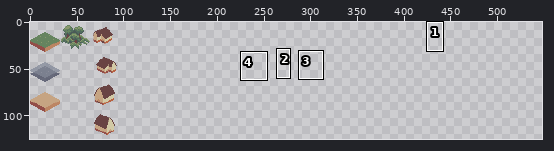
Two versions of one pixel-art file, tuskclimb/Graphics/tiles.aseprite. Above, an overview of the earlier version with the close-up marked.
Close-up. First the earlier version:
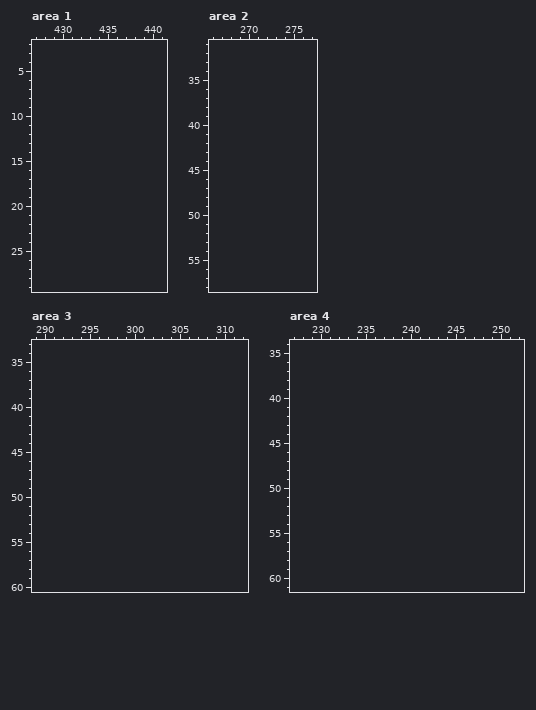
128x128 pixels, 1 frame. Shown: area 1: x 427..441, y 2..29; area 2: x 266..277, y 31..58; area 3: x 289..312, y 33..60; area 4: x 227..252, y 34..61. The old version is drawn lined up with the new one, on the new canvas. The wide view leaves out empty margins. The commit also changed other parts of the picture, which this record leaves out.
Visible layers, top first: "Layer 2", "Layer 3" opacity 75%, "Layer 4" opacity 75%, "Layer 1".
Palette (. is transparent): 
The result:
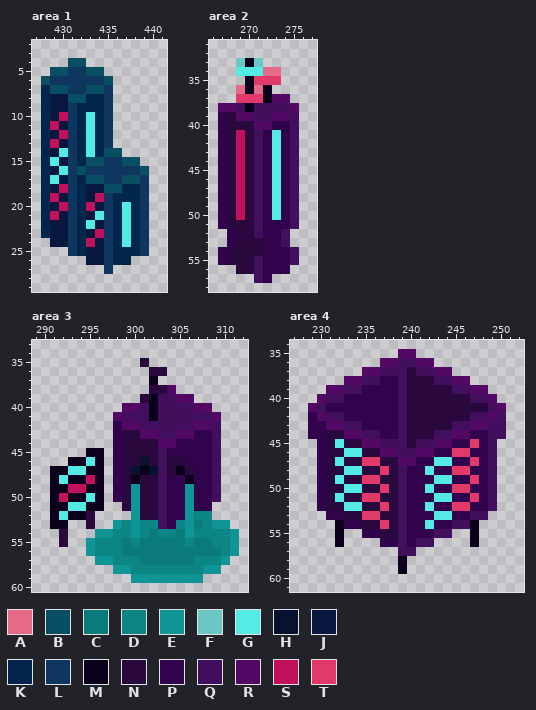
Colours new in this view: A #e46a87  B #084f64  C #0b7a7a  D #0c8585  E #0f9595  F #6bc7c3  G #53ebe4  H #06122e  J #08173d  K #03274c  L #0f365e  M #0b001b  N #28083d  P #30034c  Q #420f5e  R #520864  S #c1115a  T #e13a6a
From old to new:
canvas 128x128 -> 584x128
Changed rows in their new state; - is an unchanged pixel.
Area 1:
first column x 428:
 4 ---BB-------
 5 -BBLLBB-----
 6 BLLLLLLB----
 7 KBBLLBBL----
 8 KJJBBKKL----
 9 KJJLKKKL----
10 KJSLKGKL----
11 KSJLKGKL----
12 KJSLKGKL----
13 KSJLKGKL----
14 KJGLKGKBB---
15 KGJLKBBLLBB-
16 KJGLBLLLLLLB
17 KGJLKBBLLBBL
18 KJSLKJJBBKKL
19 KSJLKJSLKKKL
20 KJSLKSJLKGKL
21 KSJLKJGLKGKL
22 KJJLKGJLKGKL
23 KJJLKJSLKGKL
24 -JJLKSJLKGKL
25 ---LKJJLKKKL
26 -----JJLKK--
27 -------L----
Area 2:
first column x 267:
33 --FMF----
34 --GGGAA--
35 ---MTTT--
36 --AMAM---
37 --TTTMRR-
38 RRQMQQQQR
39 PNRRQQRRQ
40 PNNNRRPPQ
41 PNSNQPGPQ
42 PNSNQPGPQ
43 PNSNQPGPQ
44 PNSNQPGPQ
45 PNSNQPGPQ
46 PNSNQPGPQ
47 PNSNQPGPQ
48 PNSNQPGPQ
49 PNSNQPGPQ
50 PNSNQPGPQ
51 PNNNQPPPQ
52 -PNNQPPQ-
53 -PNNNPPQ-
54 PNNNNPPPQ
55 PNNNQPPPQ
56 --NNQPPP-
57 ----QP---
Area 3:
first column x 291:
35 ----------N----------
36 -----------NN--------
37 -----------M---------
38 -----------NNR-------
39 ----------NMQQRR-----
40 --------RRQMQQQQRR---
41 -------RQQQMQQQQQQR--
42 -------PRRQQQQQQRRQ--
43 -------PNNRRQQRRPPQ--
44 -------PNNNNRRPPPPQ--
45 ----MM-PNNNNQPPPPPQ--
46 --MMGM-PNNHNQNNPPPQ--
47 MMGGMM-PNHMHQNMNPPQ--
48 MGMMSM-PNMNNQPPMPPQ--
49 MMSSMM-PNENNQPPEPPQ--
50 MSMMGM-PNENNQPPEPPQ--
51 MMGGMM--NENNQPPEPP---
52 MGMMN----ENNQPPEDD---
53 MM--N--EDEDDQPDECDEE-
54 -N---EEDDEDCDDCEDDDDE
55 -N--EDDDCDCCCCCDCCDDE
56 ----EDDDCCCCCCCCCCCDE
57 -----EEDDDCCCCCCDDDE-
58 -------EEDDDDDDDDEE--
59 ---------EEEEEEEE----
Area 4:
first column x 229:
35 ----------RR----------
36 --------RRQQRR--------
37 ------RRQQQNQQRR------
38 ----RRQQPPQNNNQQRR----
39 --RRQQPPPPQNNNNNQQRR--
40 -RQQPPPPPPQNNNNNNNQQR-
41 RQPPPPPPPPQNNNNNNNNNQR
42 PRQQPPPPPPQNNNNNNNQQRQ
43 PPRRQQPPPPQNNNNNQQRRQQ
44 PPNNRRQQPPQNNNQQRRPPQQ
45 -PNGNNRRQQQNQQRRPPTPQ-
46 -PNNGGNNRRQQRRPPTTPPQ-
47 -PNGNNTTNNRRPPGGPPTPQ-
48 -PNNGGNNTNQPPGPPTTPPQ-
49 -PNGNNTTNNQPPPGGPPTPQ-
50 -PNNGGNNTNQPPGPPTTPPQ-
51 -PNGNNTTNNQPPPGGPPTPQ-
52 -PNNGGNNTNQPPGPPTTPPQ-
53 --PPNNTTNNQPPPGGPPQQ--
54 ---MPPNNTNQPPGPPQQM---
55 ---M--PPNNQPPPQQ--M---
56 ---M----PPQPQQ----M---
57 ----------QQ----------
58 ----------M-----------
59 ----------M-----------
